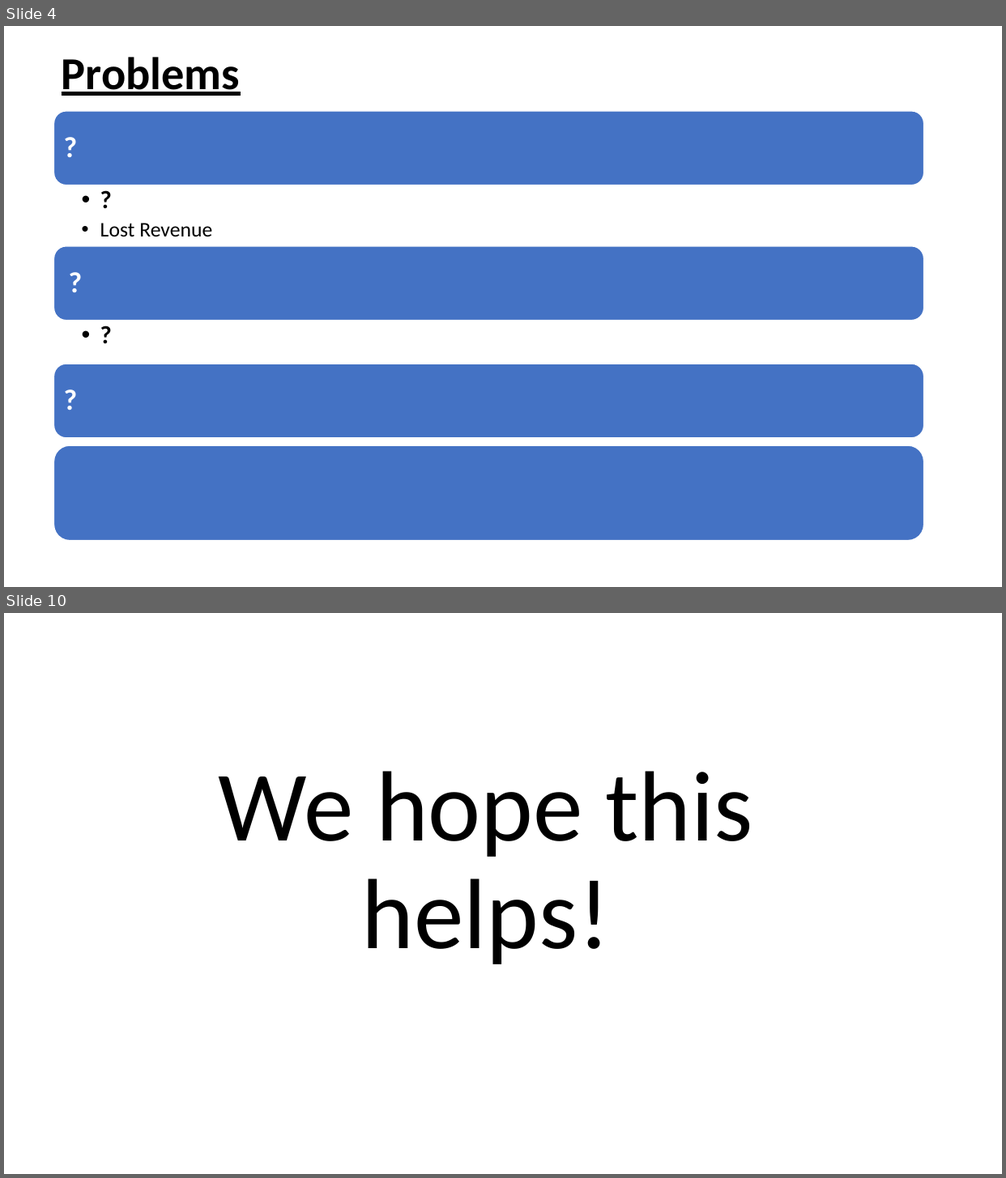
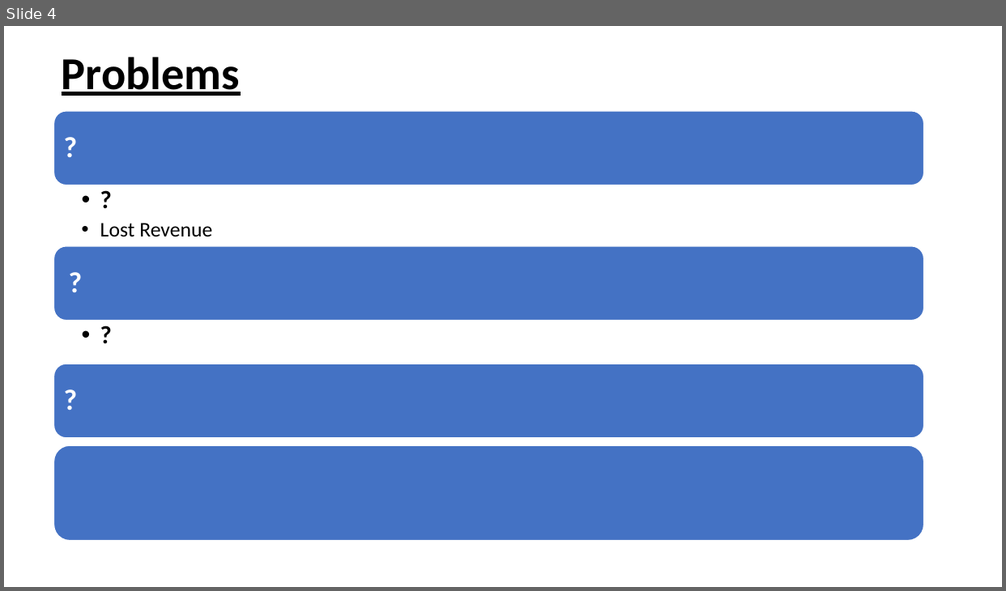
Before and after one commit to Tahreeem/TransCore.Transformed, a slide deck: Lassonde Hackathon 2019.pptx. Shown one above the other, each under a label of ours: slides 4 and 10 before the commit, slide 4 after it; the slides between them are not shown. The pictures are 1006x1178 and 1006x591 pixels, drawn with LibreOffice and Linux fonts; fonts in the diff are those of the drawing. Boxes give left, top, right and bottom in pixels: in the first picture for what was removed or moved away, otherwise in the second. Text is boxed around its words. In the diff, an @@ line names an element or a change of style, - is before the commit and + after.

```diff
--- a/Lassonde Hackathon 2019.pptx
+++ b/Lassonde Hackathon 2019.pptx
@@ slide 10 removed at (4,613,1002,1174), background #FFFFFF @@
@@ title removed at (219,771,753,965) @@
-We hope this helps!
```
Also in this commit, not shown: 6 slides changed, 1 slide added.
